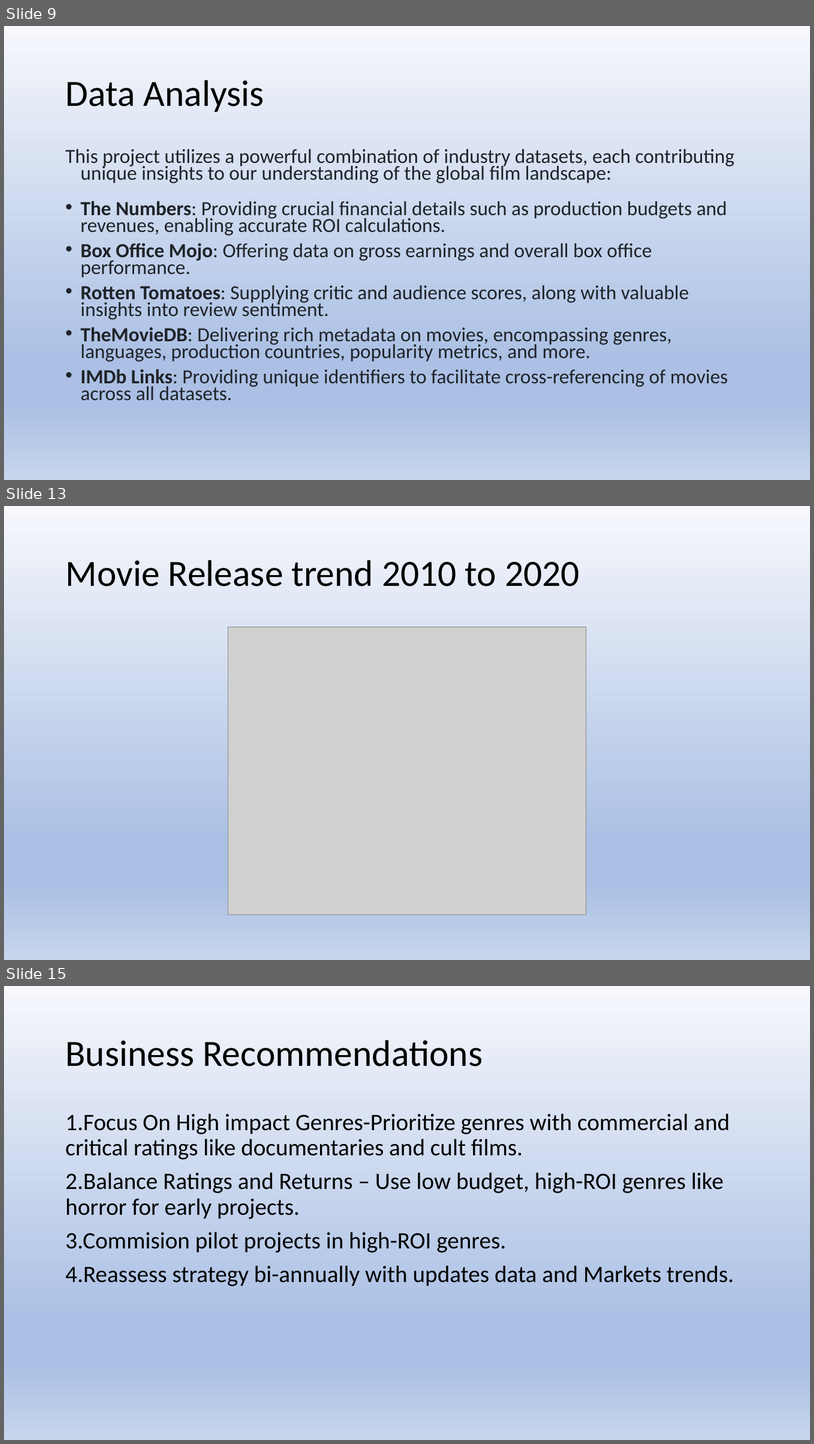
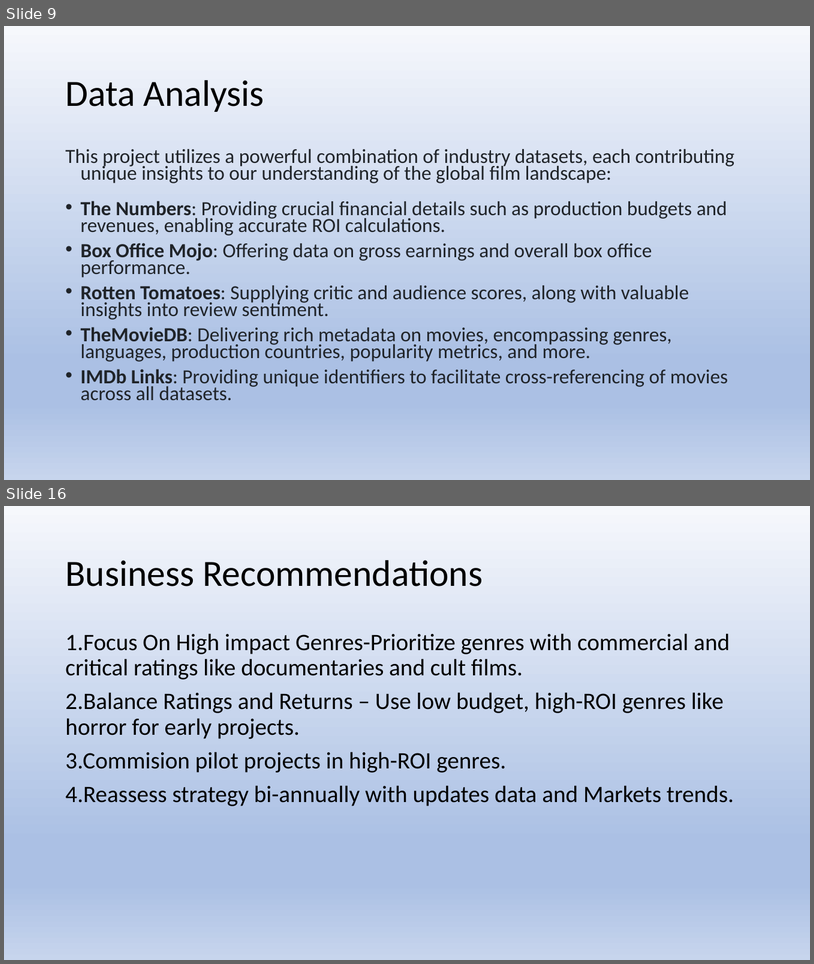
Before and after one commit to RomeC-137/Phase-G-2-Project, a slide deck: presentation.pdf.pptx. Shown one above the other, each under a label of ours: slides 9, 13 and 15 before the commit, slides 9 and 16 after it; the slides between them are not shown. The pictures are 814x1444 and 814x964 pixels, drawn with LibreOffice and Linux fonts; fonts in the diff are those of the drawing; grey boxes stand for pictures. Boxes give left, top, right and bottom in pixels: in the first picture for what was removed or moved away, otherwise in the second. Text is boxed around its words. In the diff, an @@ line names an element or a change of style, - is before the commit and + after.

```diff
--- a/presentation.pdf.pptx
+++ b/presentation.pdf.pptx
@@ slide 13 removed at box(4, 506, 810, 960), background gradient #F6F8FC to #ABC0E4 to #C7D5ED @@
@@ title removed at box(65, 560, 580, 586) @@
-Movie Release trend 2010 to 2020
@@ picture removed at box(228, 627, 587, 915) @@
@@ what was slide 15 is now slide 16 @@
```
Also in this commit, not shown: 1 slide changed, 5 slides added, 3 other slides removed.
